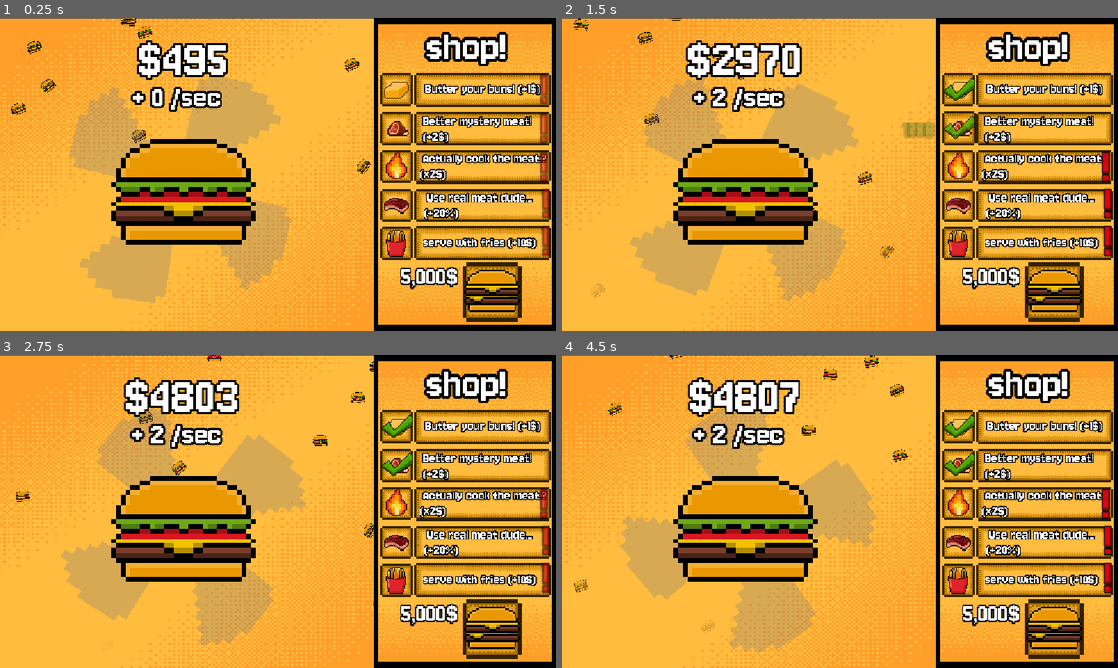
Above: before the commit, frames 1-4 (two rows, left to right).
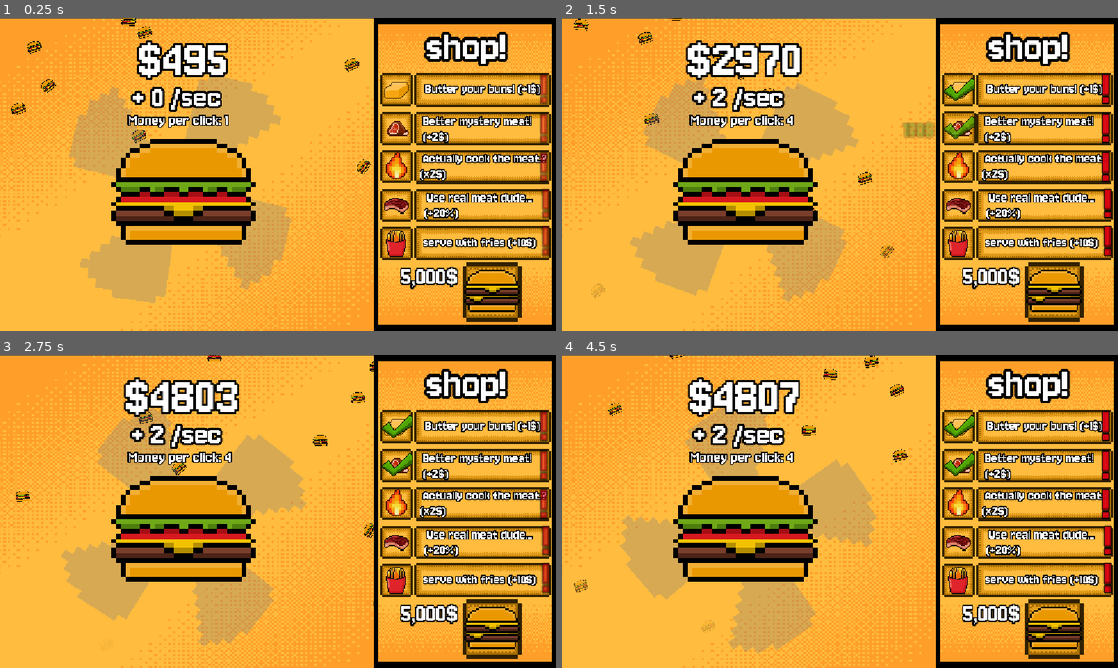
Above: after the commit, the same moments.

Repository: youswiftlmao/clicker_game
Game: Godot game, scene res://game.tscn
Two runs of this game, one before a commit and one after it. Both use one fixed random seed, a clock stepped at 60 frames per second and the inputs below. The project has no main scene, so this scene is started directly.
Inputs (mouse positions are in pixels of both pictures, inside the frame that each line leads up to):
- Up to frame 1 (0.25 s): no input
- Up to frame 2 (1.5 s): click (956, 89) at 0.5 s; click (956, 127) at 1.25 s
- Up to frame 3 (2.75 s): click "5,000$" at 2 s
- Up to frame 4 (4.5 s): tap Enter at 2.75 s; move the mouse to (962, 495) at 2.77 s; hold Right 2.78-3.53 s; tap Alt at 2.85, 4.35 s; move the mouse to (728, 527) at 3.52 s; hold Down 3.53-4.28 s; tap Shift at 3.6 s; move the mouse to (895, 442) at 4.27 s; hold Right from 4.28 s (still down)

The runs differ from the first frame. In frame 1, 0.5% of the frame differs, in the area x 22-42%, y 30-36%; in frame 2, 0.8%; in frame 3, 0.8%; in frame 4, 0.8%, in the area x 22-99%, y 18-40%.

Commit message:
reworked the upgrade to cheese burger reminder that the game upgrade its shop and item from ham burger to cheese to big mac and whopper so reworked theupgrade and optimized it to minimal addition finished the new art for nrew buttons cleaned upo the transition implemented a reusable upgrade indicators and animations debugged and added a money per click label and implemented 2 upgrade of the cheeseburtger area yay :D

Diff:
--- a/game.tscn
+++ b/game.tscn
@@ -1031,10 +1031,10 @@
 tracks/0/interp = 1
 tracks/0/loop_wrap = true
 tracks/0/keys = {
-"times": PackedFloat32Array(0, 0.07),
-"transitions": PackedFloat32Array(1, 1),
+"times": PackedFloat32Array(0),
+"transitions": PackedFloat32Array(1),
 "update": 1,
-"values": [false, true]
+"values": [true]
 }
 
 [sub_resource type="AnimationLibrary" id="AnimationLibrary_cfc7e"]
@@ -1368,6 +1368,18 @@
 
 [node name="MoneyTimer" type="Timer" parent="MONEY_PER_SEC" unique_id=1707073481]
 autostart = true
+
+[node name="perclic" type="RichTextLabel" parent="." unique_id=191176353]
+offset_left = 25.9
+offset_top = 19.200003
+offset_right = 1761.0338
+offset_bottom = 198.2
+scale = Vector2(0.02166592, 0.02166592)
+theme_override_constants/shadow_outline_size = 5
+theme_override_constants/outline_size = 43
+theme_override_fonts/normal_font = ExtResource("4_fc0e3")
+theme_override_font_sizes/normal_font_size = 160
+text = " moneyy"
 
 [node name="CanvasLayer" type="CanvasLayer" parent="." unique_id=1137973250]
 
--- a/scripts/game.gd
+++ b/scripts/game.gd
@@ -34,6 +34,7 @@
 
 
 func _process(delta: float) -> void:
+	$perclic.text = " Money per click: " + str(moneyperclick)
 	var speed := 2000  # how fast the number catches up per second
 
 	if displayed_money < money:
@@ -52,28 +53,48 @@
 
 	money_per_sec_label.text = "+ " + str(moneypersec) + " /sec"
 
-
-	if money >= 50 and !bought1 and ham :
-		$CanvasLayer/BUY1/AnimationPlayer.play("fade")
-	else :
-		$CanvasLayer/BUY1/AnimationPlayer.stop()
-
-	if money >= 150 and !bought2 and ham:
-		$CanvasLayer/BUY2/AnimationPlayer.play("fade")
-	else:
-		$CanvasLayer/BUY2/AnimationPlayer.stop()
-	if money >= 400 and !bought3 and ham:
-		$CanvasLayer/BUY3/AnimationPlayer.play("fade")
-	else:
-		$CanvasLayer/BUY3/AnimationPlayer.stop()
-	if money >= 900 and !bought4 and ham:
-		$CanvasLayer/BUY4/AnimationPlayer.play("fade")
-	else:
-		$CanvasLayer/BUY4/AnimationPlayer.stop()
-	if money >= 2000 and !bought5 and ham:
-		$CanvasLayer/BUY5/AnimationPlayer.play("fade")
-	else:
-		$CanvasLayer/BUY5/AnimationPlayer.stop()
+	#this is the area where upgrade antexture ids are updated
+	if chez:
+		$"CanvasLayer/buttered buns".texture_normal = load("res://assets/ketchup.png")
+		$"CanvasLayer/mystermy meat".texture_normal = load("res://assets/PROPA CHEESE.png")
+		$"CanvasLayer/cooking meat".texture_normal = load("res://assets/soda.png")
+		$"CanvasLayer/use real meat".texture_normal = load("res://assets/shipblocked.png")
+		$CanvasLayer/UPGRDCHEZ.texture_normal = load("res://assets/bigmacc.png")
+		if money >= 500  and !bought1:
+			$CanvasLayer/BUY1/AnimationPlayer.play("fade")
+		else :
+			$CanvasLayer/BUY1/AnimationPlayer.stop()
+
+		if money >= 1250 and !bought2:
+			$CanvasLayer/BUY2/AnimationPlayer.play("fade")
+		else:
+			$CanvasLayer/BUY2/AnimationPlayer.stop()
+
+
+	if ham:
+		if money >= 50  :
+			$CanvasLayer/BUY1/AnimationPlayer.play("fade")
+		else :
+			$CanvasLayer/BUY1/AnimationPlayer.stop()
+
+		if money >= 150 :
+			$CanvasLayer/BUY2/AnimationPlayer.play("fade")
+		else:
+			$CanvasLayer/BUY2/AnimationPlayer.stop()
+		if money >= 400 and !bought3 and ham:
+			$CanvasLayer/BUY3/AnimationPlayer.play("fade")
+		else:
+			$CanvasLayer/BUY3/AnimationPlayer.stop()
+		if money >= 900 and !bought4 and ham:
+			$CanvasLayer/BUY4/AnimationPlayer.play("fade")
+		else:
+			$CanvasLayer/BUY4/AnimationPlayer.stop()
+		if money >= 2000 and !bought5 and ham:
+			$CanvasLayer/BUY5/AnimationPlayer.play("fade")
+		else:
+			$CanvasLayer/BUY5/AnimationPlayer.stop()
+
+
 func pop_label():
 	moneycount.scale = base_scale
 
@@ -97,6 +118,14 @@
 
 
 		bought1 = true
+	if money >= 500 and chez:
+		money -= 500
+		moneyperclick += 5
+		moneypersec += 3
+		$"CanvasLayer/buttered buns/AnimationPlayer".play("pessed")
+		$CanvasLayer/Done1/AnimationPlayer.play("DONE")
+		$"CanvasLayer/buttered buns".mouse_filter = Control.MOUSE_FILTER_IGNORE
+		bought1 = true
 
 
 func _on_money_timer_timeout() -> void:
@@ -108,6 +137,15 @@
 		money -= 150
 		moneyperclick += 2
 		moneypersec += 1
+		$"CanvasLayer/mystermy meat/AnimationPlayer".play("pressed")
+		$CanvasLayer/Done2/AnimationPlayer.play("DONE")
+		$"CanvasLayer/mystermy meat".mouse_filter = Control.MOUSE_FILTER_IGNORE
+		bought2 = true
+
+	if money >= 1250 and chez:
+		money -= 1250
+		moneyperclick += 5
+		moneypersec += 7
 		$"CanvasLayer/mystermy meat/AnimationPlayer".play("pressed")
 		$CanvasLayer/Done2/AnimationPlayer.play("DONE")
 		$"CanvasLayer/mystermy meat".mouse_filter = Control.MOUSE_FILTER_IGNORE
@@ -164,10 +202,15 @@
 		$MAINCLICKER.custom_minimum_size = Vector2(30.1, 23.0)
 		await $loadingscreen/AnimationPlayer.animation_finished
 		$CanvasLayer/HAMGON.play("fadin")
+
 		money = 0
 		moneypersec = 20
 		moneyperclick = 10
 		ham = false
 		chez = true
-
+		bought1 = false
+		bought2 = false
+		bought3 = false
+		bought4 = false
+		bought5 = false
 #upd nvm will add it whithing here only
Binary file added: assets/PROPA CHEESE.png
Not shown, added: assets/PROPA CHEESE.png.import
Binary file added: assets/bigmacc.png
Not shown, added: assets/bigmacc.png.import
Binary file changed: assets/chez.png
Binary file added: assets/ketchup.png
Not shown, added: assets/ketchup.png.import
Binary file added: assets/locLLysourcedmeatsmh.png
Not shown, added: assets/locLLysourcedmeatsmh.png.import
Binary file added: assets/placeholderxshopitems.png
Not shown, added: assets/placeholderxshopitems.png.import
Binary file added: assets/shipblocked.png
(and 3 more such lines)
